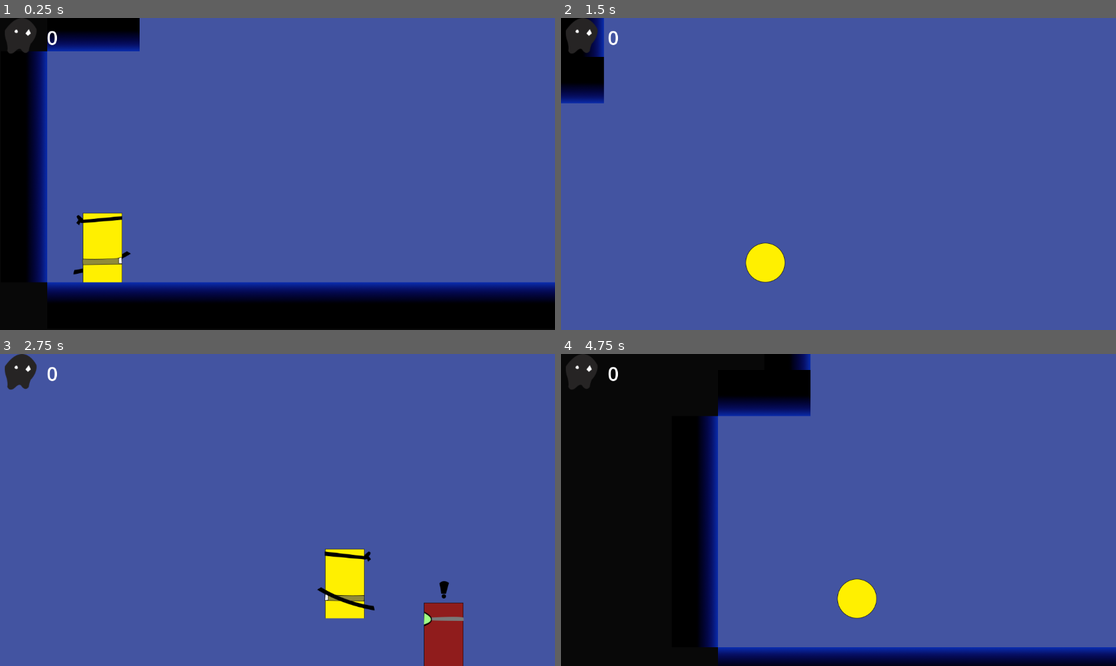
Above: before the commit, frames 1-4 (two rows, left to right).
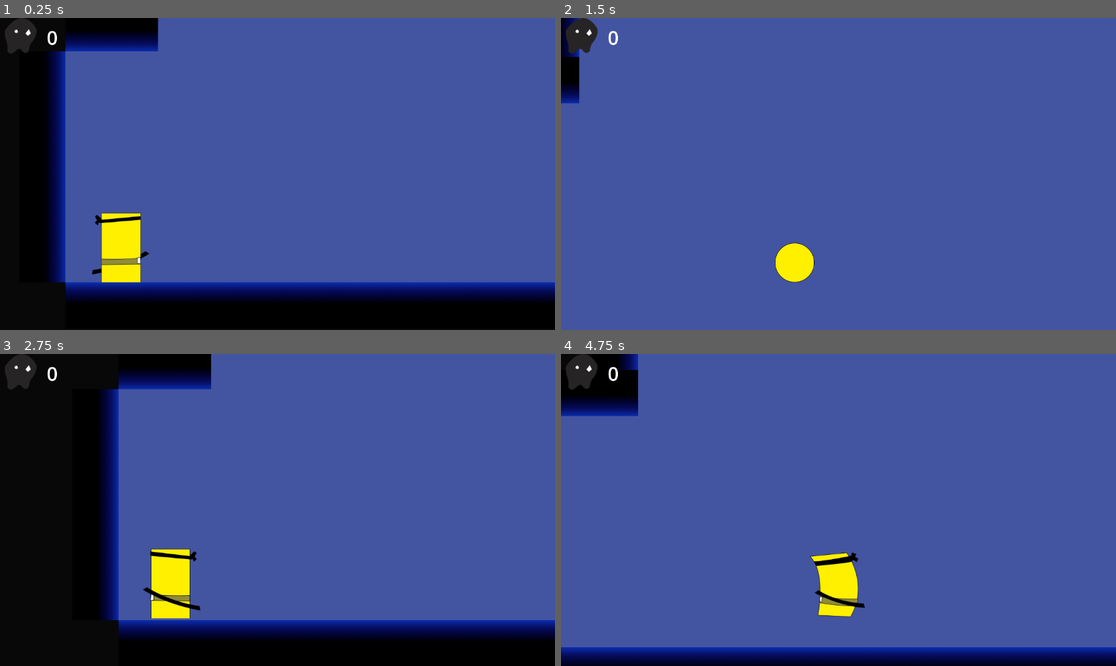
Above: after the commit, the same moments.

Repository: Schilez/KatanaZoro
Game: Godot game, scene res://Scenes/main_scene.tscn
Two runs of this game, one before a commit and one after it. Both use one fixed random seed, a clock stepped at 60 frames per second and the inputs below.
Inputs (mouse positions are in pixels of both pictures, inside the frame that each line leads up to):
- Up to frame 1 (0.25 s): no input
- Up to frame 2 (1.5 s): move the mouse to (960, 158) at 0.52 s; hold Right (move_right) from 0.53 s (still down); click (960, 158) at 0.6 s; tap Space (jump) at 0.77, 1.07 s; tap Shift (Dodge) at 0.8, 1.35 s; move the mouse to (727, 189) at 1.27 s
- Up to frame 3 (2.75 s): tap Space (jump) at 1.52, 1.82, 2.3 s; right-click (166, 525) at 1.55 s; move the mouse to (333, 441) at 2.02 s; release Right (move_right) at 2.03 s; hold Left (move_left) from 2.03 s (still down); right-click (333, 441) at 2.1 s
- Up to frame 4 (4.75 s): move the mouse to (810, 572) at 2.77 s; release Left (move_left) at 2.78 s; hold Right (move_right) 2.78-4.28 s; tap Space (jump) at 2.85, 3.02, 3.32, 3.77, 4.07, 4.52 s; click (810, 572) at 3.05 s; move the mouse to (1005, 556) at 3.52 s; click (1005, 556) at 3.6 s; tap Shift (Dodge) at 3.8, 4.35 s; move the mouse to (672, 463) at 4.27 s; hold Left (move_left) from 4.28 s (still down); right-click (672, 463) at 4.55 s

The runs differ from the first frame. In frame 1, 7.2% of the frame differs, in the area x 5-29%, y 0-91%; in frame 2, 2.4%; in frame 3, 38%, in the area x 0-100%, y 0-100%; in frame 4, 31%.

Commit message:
Player script cleaning done.

Diff:
--- a/Scenes/player.tscn
+++ b/Scenes/player.tscn
@@ -61,7 +61,7 @@
 "duration": 0.4,
 "texture": SubResource("AtlasTexture_6q70p")
 }, {
-"duration": 2.0,
+"duration": 1.2,
 "texture": SubResource("AtlasTexture_3en22")
 }, {
 "duration": 0.4,
@@ -75,7 +75,7 @@
 "duration": 0.4,
 "texture": SubResource("AtlasTexture_kjyvq")
 }, {
-"duration": 2.0,
+"duration": 1.2,
 "texture": SubResource("AtlasTexture_yqe1x")
 }, {
 "duration": 0.4,
@@ -121,6 +121,8 @@
 [node name="Camera2D" type="Camera2D" parent="."]
 position = Vector2(3, -172)
 zoom = Vector2(0.75, 0.75)
+drag_horizontal_enabled = true
+drag_horizontal_offset = 0.1
 drag_left_margin = 0.1
 drag_right_margin = 0.1
 
@@ -130,7 +132,13 @@
 [node name="right_throw_point" type="Node2D" parent="." groups=["Player"]]
 position = Vector2(80, 17)
 
+[node name="attack_timer" type="Timer" parent="."]
+wait_time = 0.2
+one_shot = true
+
 [connection signal="animation_finished" from="PlayerAnimatedSprite2D" to="." method="_on_player_animated_sprite_2d_animation_finished"]
+[connection signal="attack_finished" from="Weapon" to="." method="_on_weapon_attack_finished"]
 [connection signal="area_entered" from="PlayerHurtBox" to="PlayerHurtBox" method="_on_area_entered"]
 [connection signal="body_entered" from="PlayerHurtBox" to="PlayerHurtBox" method="_on_body_entered"]
 [connection signal="was_hit" from="PlayerHurtBox" to="." method="_on_player_hurt_box_was_hit"]
+[connection signal="timeout" from="attack_timer" to="." method="_on_attack_timer_timeout"]
--- a/Scenes/weapon.tscn
+++ b/Scenes/weapon.tscn
@@ -19,13 +19,13 @@
 [sub_resource type="SpriteFrames" id="SpriteFrames_7244r"]
 animations = [{
 "frames": [{
-"duration": 0.5,
+"duration": 1.0,
 "texture": SubResource("AtlasTexture_0t63y")
 }, {
-"duration": 1.0,
+"duration": 1.5,
 "texture": SubResource("AtlasTexture_fhqo3")
 }, {
-"duration": 0.5,
+"duration": 1.0,
 "texture": SubResource("AtlasTexture_d2dnl")
 }],
 "loop": false,
@@ -56,14 +56,9 @@
 position = Vector2(72.75, -9.5)
 shape = SubResource("RectangleShape2D_2oqxf")
 
-[node name="Timer" type="Timer" parent="."]
-wait_time = 0.35
-one_shot = true
-
 [node name="AudioStreamPlayer2D" type="AudioStreamPlayer2D" parent="."]
 position = Vector2(154, 1)
 stream = ExtResource("3_500k2")
 
 [connection signal="animation_finished" from="WeaponAnimatedSprite2D" to="." method="_on_weapon_animated_sprite_2d_animation_finished"]
 [connection signal="body_entered" from="Area2D" to="." method="_on_area_2d_body_entered"]
-[connection signal="timeout" from="Timer" to="." method="_on_timer_timeout"]
--- a/Scripts/player.gd
+++ b/Scripts/player.gd
@@ -1,47 +1,56 @@
 extends CharacterBody2D
 class_name Player
 
-# Referance variables
+#Referance variables
 @onready var player_animated_sprite_2d: AnimatedSprite2D = $PlayerAnimatedSprite2D
 @onready var weapon: Node2D = $Weapon
 @onready var camera_2d: Camera2D = $Camera2D
 @onready var left_throw_point: Node2D = $left_throw_point
 @onready var right_throw_point: Node2D = $right_throw_point
 @onready var player_hurt_box: Area2D = $PlayerHurtBox
-
-
-# Instantiate scenes
+@onready var attack_timer: Timer = $attack_timer
+
+#Instantiate scenes
 const projectile_scene = preload("res://Scenes/projectiles.tscn")
 
 #Camera variables
 var camera_offset_value:=200.0
+var camera_offset_speed:=2.5
 
 #Movment variables
-const SPEED = 750
-const JUMP_VELOCITY_UP = -650
-const JUMP_VELOCITY_FRONT= 120
-const DODGE_VELOCITY= 1000
+const SPEED:= 750
+const ACCELERATION_ON_FLOOR := 2000
+const ACCELERATION_ON_AIR := 750
+const FRICTION_ON_FLOOR := 1000
+const FRICTION_ON_AIR := 500
+#Jump movment variables
+const JUMP_VELOCITY_UP:= -650
+const JUMP_VELOCITY_FRONT:= 120
+#Dodge movment variables
+const DODGE_VELOCITY:= 1000
+const DODGE_FRICTION := 600
+#Attack movment variables
+const ATTACK_VELOCITY := 1000
+const ATTACK_FRICTION := 2000
 
 #Gravity variables
-@export var base_gravity:=1.5
-@export var dodge_gravity:=2.0
-@export var attack_gravity:= 4.0
-
-
-#State checks
+var base_gravity:=1.5
+var dodge_gravity:=2.0
+var attack_gravity:= 4.0
+
+
+#Bools
 var is_right:=true
-var is_touched_floor_after_attack:=true
-var have_throwable:=false
+var is_touched_floor_after_attack:= true
+var have_throwable:= false
+var can_attack := true
 
 # State Machine
 enum State {Base, Dodging, Attacking}
 var current_state: State= State.Base
 
+
 func _physics_process(delta: float) -> void:
-
-	# Handle LeftandRight Input
-	var direction := Input.get_axis("move_left", "move_right")
-
 	#Handle Camera
 	handle_camera_look_ahead(delta)
 
@@ -53,60 +62,62 @@
 	if not is_on_floor():
 		handle_gravity(delta)
 
-	#State Actions
+	#State physics
 	match current_state:
 		State.Base:
-			# Handle jump.
-			if Input.is_action_just_pressed("jump") and is_on_floor():
-				velocity.y = JUMP_VELOCITY_UP
-				velocity.x += JUMP_VELOCITY_FRONT*direction
-
-			# Handle attack
-			if Input.is_action_just_pressed("Attack") and is_touched_floor_after_attack:
-				handle_attack(delta)
-
-			#Handle throw
-			if Input.is_action_just_pressed("Throw") and have_throwable:
-				throw()
-
-			#Handle dodge
-			if  Input.is_action_just_pressed("Dodge"):
-				handle_dodge()
-
-	#Handle movment
-	if current_state==State.Attacking:
-		velocity.x=move_toward(velocity.x,0,30)
-	elif current_state==State.Dodging:
-		velocity.x=move_toward(velocity.x,0,10)
+			handle_base_physics(delta)
+		State.Attacking:
+			handle_attack_physics(delta)
+		State.Dodging:
+			handle_dodge_physics(delta)
+
+	move_and_slide()
+
+#Base state physics
+func handle_base_physics(delta: float):
+	var direction := Input.get_axis("move_left", "move_right")
+	update_animations(direction)
+
+	var target_vel= SPEED*direction
+
+	if not direction==0:
+		var acceleration= ACCELERATION_ON_FLOOR if is_on_floor() else ACCELERATION_ON_AIR
+		velocity.x= move_toward(velocity.x,target_vel,acceleration*delta)
 	else:
-		update_animations(direction)
-		if not direction==0:
-			velocity.x= move_toward(velocity.x,direction*SPEED,2000*delta) if is_on_floor() else move_toward(velocity.x,direction*SPEED,500*delta)
-		elif direction==0:
-			velocity.x=move_toward(velocity.x,0,1000*delta) if is_on_floor() else move_toward(velocity.x,0,120*delta)
-	move_and_slide()
-
+		var friction= FRICTION_ON_FLOOR if is_on_floor() else FRICTION_ON_AIR
+		velocity.x= move_toward(velocity.x,target_vel,friction*delta)
+
+
+	if Input.is_action_just_pressed("jump") and is_on_floor():
+		velocity.y = JUMP_VELOCITY_UP
+		velocity.x += JUMP_VELOCITY_FRONT*direction
+
+	if Input.is_action_just_pressed("Attack") and is_touched_floor_after_attack:
+		if can_attack:
+			state_change(State.Attacking)
+
+	if  Input.is_action_just_pressed("Dodge"):
+		state_change(State.Dodging)
+
+	if Input.is_action_just_pressed("Throw") and have_throwable:
+		throw()
+
+#Attacking state physics
+func handle_attack_physics(delta:float):
+	velocity.x= move_toward(velocity.x,0,ATTACK_FRICTION*delta)
+	velocity.y= move_toward(velocity.y,0,ATTACK_FRICTION*delta)
+
+#Dodging state physics
+func handle_dodge_physics(delta:float):
+	velocity.x=move_toward(velocity.x,0,DODGE_FRICTION*delta)
+
+#Handle gravity
 func handle_gravity(delta:float):
 	var gravity_mult:= attack_gravity if current_state==State.Attacking else (dodge_gravity if current_state==State.Dodging else base_gravity)
 	velocity += get_gravity() * gravity_mult * delta
 
-func handle_attack(delta:float):
-	state_change(State.Attacking)
-	var mouse_pos=get_global_mouse_position()
-	var pos=global_position
-	current_state= State.Attacking
-	velocity =(mouse_pos-pos).normalized()*1000
-	velocity.x= move_toward(velocity.x,0,5000*delta)
-	velocity.y= move_toward(velocity.y,0,5000*delta)
-
-func handle_dodge():
-	state_change(State.Dodging)
-	var dodge_dir = 1 if is_right else -1
-	velocity.x =DODGE_VELOCITY*dodge_dir
-
+#Animation update
 func update_animations(direction):
-	if not current_state==State.Base:
-		return
 	if direction>0:
 		player_animated_sprite_2d.play("DefaultSağ")
 		is_right=true
@@ -114,6 +125,7 @@
 		player_animated_sprite_2d.play("DefaultSol")
 		is_right=false
 
+#Handle throw
 func throw():
 	var throwable=projectile_scene.instantiate()
 	get_tree().current_scene.add_child(throwable)
@@ -125,16 +137,19 @@
 	throwable.launch(dir_to_throw,"Throwable")
 	have_throwable=false
 
+#Handle camera
 func handle_camera_look_ahead(delta: float):
 	var target_offset = camera_offset_value if is_right else -camera_offset_value
-	camera_2d.offset.x = lerp(camera_2d.offset.x, target_offset, 5.0*delta)
-
+	camera_2d.offset.x = lerp(camera_2d.offset.x, target_offset,camera_offset_speed*delta)
+
+#Handle death
 func kill():
 	if not current_state==State.Dodging:
 			if is_inside_tree():
 				GameManager.kill_count=GameManager.start_kill
 				get_tree().call_deferred("reload_current_scene")
 
+#Handle state changes
 func state_change(state: State):
 	match current_state:
 		State.Dodging:
@@ -142,7 +157,7 @@
 			player_hurt_box.monitoring=true
 			player_hurt_box.set_collision_layer_value(5,true)
 		State.Attacking:
-			pass
+			attack_timer.start()
 		State.Base:
 			pass
 
@@ -154,11 +169,15 @@
 			player_hurt_box.monitoring=false
 			player_hurt_box.set_collision_layer_value(5,false)
 			player_animated_sprite_2d.play("TaklaSağ" if is_right else "TaklaSol")
+			var dodge_dir = 1 if is_right else -1
+			velocity.x =DODGE_VELOCITY*dodge_dir
 		State.Attacking:
+			can_attack=false
+			var mouse_pos=get_global_mouse_position()
+			var pos=global_position
+			velocity =(mouse_pos-pos).normalized()*ATTACK_VELOCITY
 			is_touched_floor_after_attack=false
 			weapon.on_attack()
-			var mouse_pos=get_global_mouse_position()
-			var pos=global_position
 			if mouse_pos.x>pos.x:
 				player_animated_sprite_2d.play("DefaultSağ")
 				is_right=true
@@ -172,10 +191,15 @@
 				player_animated_sprite_2d.play("DefaultSol")
 
 
-
 func _on_player_animated_sprite_2d_animation_finished() -> void:
 	if "Takla" in player_animated_sprite_2d.animation:
 		state_change(State.Base)
 
 func _on_player_hurt_box_was_hit() -> void:
 	kill()
+
+func _on_weapon_attack_finished() -> void:
+	state_change(State.Base)
+
+func _on_attack_timer_timeout() -> void:
+	can_attack=true
--- a/Scripts/projectiles.gd
+++ b/Scripts/projectiles.gd
@@ -1,6 +1,7 @@
 extends Area2D
 
 @onready var ray_cast_2d: RayCast2D = $RayCast2D
+
 
 
 var SPEED := 3000
--- a/Scripts/weapon.gd
+++ b/Scripts/weapon.gd
@@ -1,14 +1,12 @@
 extends Node2D
 @onready var weapon_animated_sprite_2d: AnimatedSprite2D = $WeaponAnimatedSprite2D
 @onready var weapon_area_2d: Area2D = $Area2D
-@onready var timer: Timer = $Timer
 @onready var player: CharacterBody2D = $".."
 @onready var audio_stream_player_2d: AudioStreamPlayer2D = $AudioStreamPlayer2D
 
-
+signal attack_finished
 
 func on_attack():
-	timer.start()
 	look_at(get_global_mouse_position())
 	weapon_animated_sprite_2d.visible=true
 	weapon_area_2d.monitoring=true
@@ -21,7 +19,4 @@
 		weapon_animated_sprite_2d.visible=false
 		weapon_area_2d.monitoring=false
 		weapon_area_2d.monitorable=false
-
-
-func _on_timer_timeout() -> void:
-	owner.state_change(Player.State.Base)
+		attack_finished.emit()
